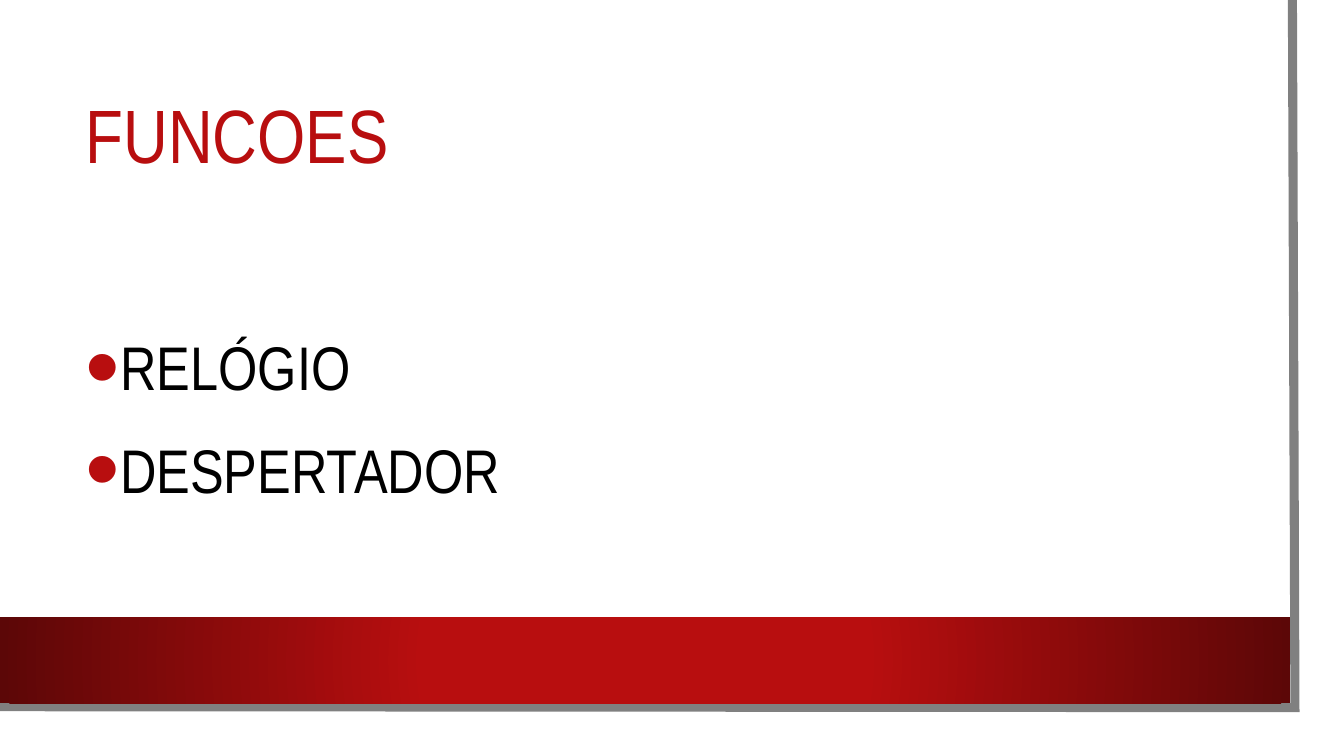
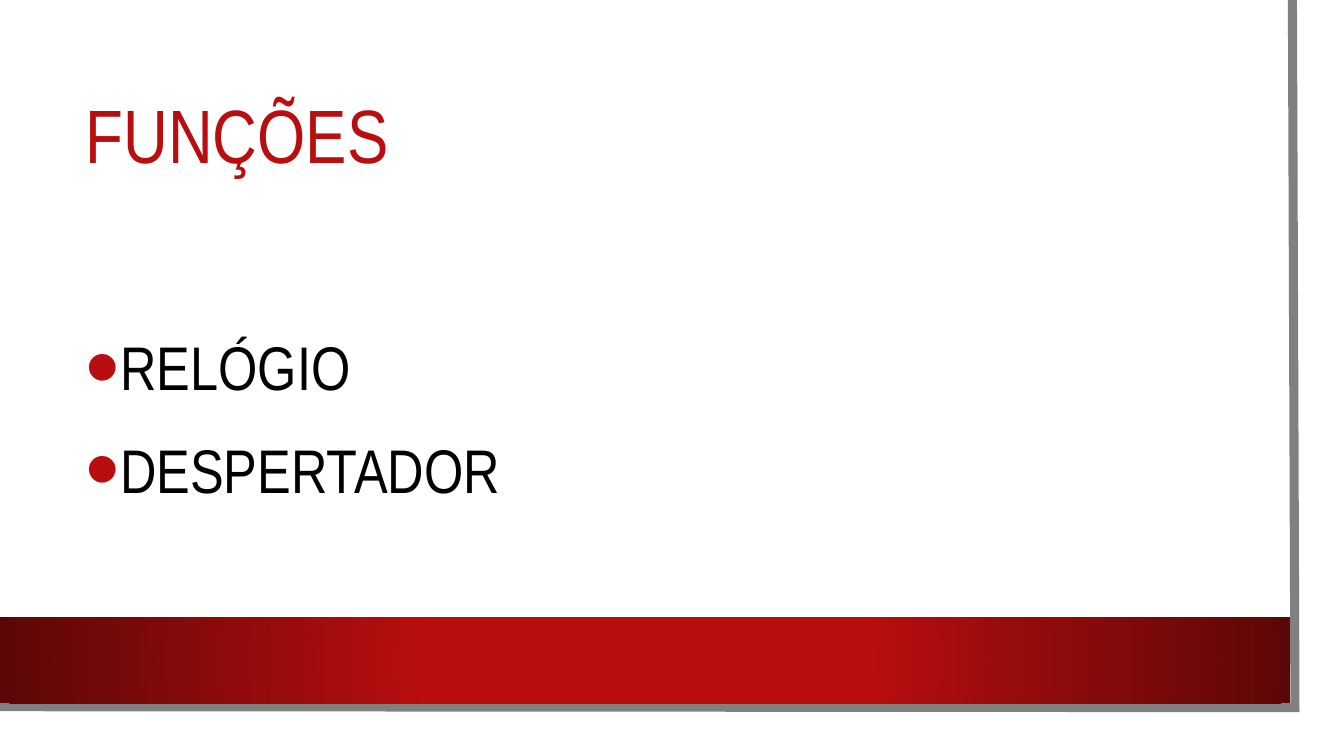
Before and after one commit to MatheusCunha96/SistemasReativos, a slide deck: slide 2 of projetoRelogioDespertador/sistemsReativo.pptx. Drawn at 1344x756 pixels with LibreOffice and Linux fonts; fonts in the diff are those of the drawing; background and template pictures are left out. Boxes give left, top, right and bottom in pixels: in the first picture for what was removed or moved away, otherwise in the second. Text is boxed around its words. In the diff, an @@ line names an element or a change of style, - is before the commit and + after.

```diff
--- a/projetoRelogioDespertador/sistemsReativo.pptx
+++ b/projetoRelogioDespertador/sistemsReativo.pptx
@@ title at (86, 102, 389, 178): text changed @@
-FUNCOES
+FUNÇÕES
```
Also in this commit, not shown: 3 other slides changed, 1 other file.
